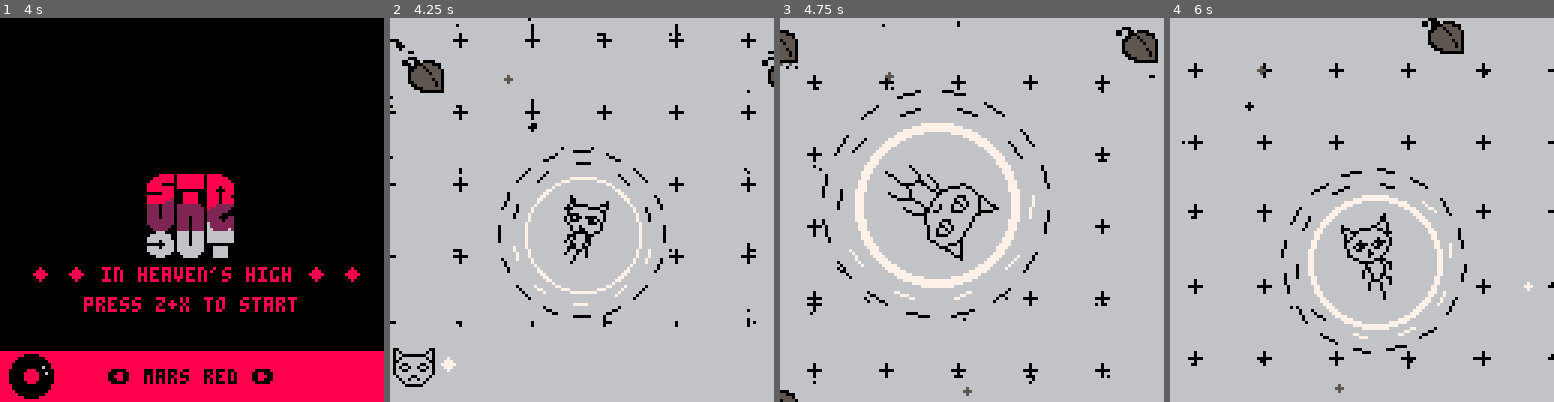
Above: before the commit, frames 1-4 (left to right).
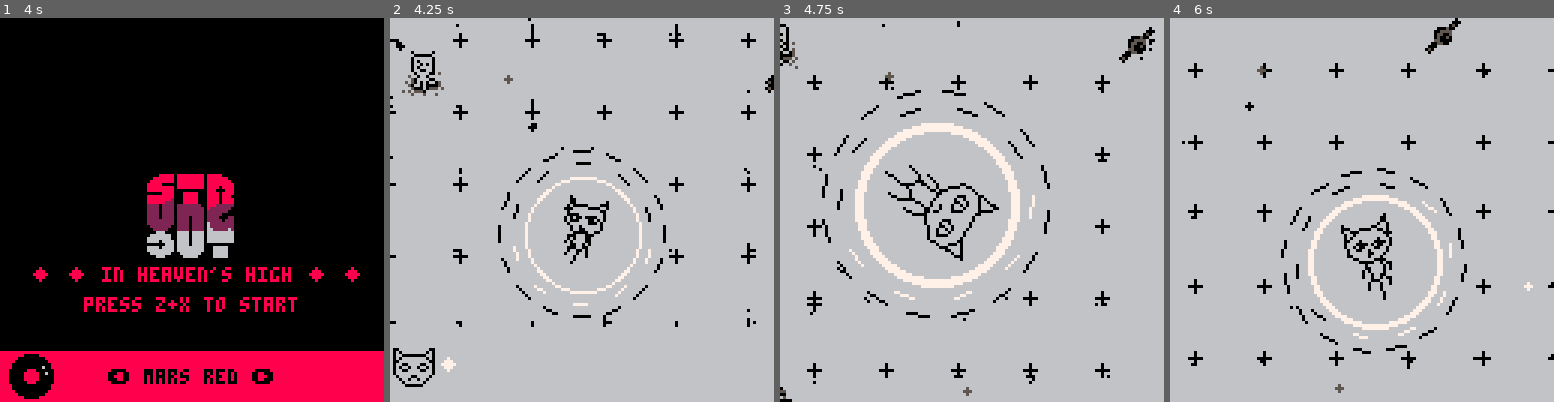
Above: after the commit, the same moments.

Repository: ianmart1n/AGBIC2016
Game: PICO-8 cartridge strungout.p8
Two runs of this game, one before a commit and one after it. Both use one fixed random seed, a clock stepped at 60 frames per second and the inputs below.
Inputs:
- Up to frame 1 (4 s): tap X (X key) at 0.33, 1.07, 1.85, 2.97 s; tap O (Z key) at 0.7, 1.7, 2.1, 2.5, 2.9, 3.3, 3.7 s; hold Right 1.6-2.1 s; hold Up 2.15-2.42 s; hold Right 2.47-3.03 s; hold Left 3.08-3.58 s; hold Down 3.63-3.97 s
- Up to frame 2 (4.25 s): hold Right from 4.02 s (still down); tap X (X key) at 4.08 s; tap O (Z key) at 4.1 s
- Up to frame 3 (4.75 s): tap O (Z key) at 4.5 s; release Right at 4.68 s; hold Up from 4.73 s (still down)
- Up to frame 4 (6 s): tap O (Z key) at 4.9, 5.3, 5.7 s; release Up at 5.03 s; hold Left 5.08-5.68 s; tap X (X key) at 5.2 s; hold Down from 5.73 s (still down)

Frame 1 is identical in both runs. In frame 2, 0.9% of the frame differs, in the area x 3-100%, y 8-21%; in frame 3, 1.1%, in the area x 0-99%, y 1-100%; in frame 4, 0.7%.

Commit message:
new interaction stuff

Diff:
--- a/strungout.p8
+++ b/strungout.p8
@@ -78,7 +78,7 @@
  interactions.nip=2
  interactions.sat=3
  interactions.rmin=2
- interactions.rmax=7
+ interactions.rmax=10
  interactions.a={}
  for i=0,interactions.rmax do
   interactions.a[i]={}
@@ -89,14 +89,27 @@
  add_interaction(2,"misc","nothing interesting here")
  add_interaction(3,"misc","nothing interesting here")
 
- add_interaction(4,"good","this is a good thing")
- add_interaction(4,"bad","this is a bad thing")
- add_interaction(4,"blue","this is a blue thing")
- add_interaction(4,"misc","this is just a thing")
-
- add_interaction(5,"misc","nothing interesting here")
- add_interaction(6,"misc","nothing interesting here")
- add_interaction(7,"misc","nothing interesting here")
+ add_interaction(6,"good","i'm happy. hope you're happy, too.")
+ add_interaction(6,"good","be sweet, sweet dove.")
+ add_interaction(6,"blue","moondust will cover you.")
+
+ add_interaction(8,"bad","hitting an all-time low?")
+ add_interaction(8,"bad","they don't realize you're alive.")
+ add_interaction(8,"bad","your circuit's dead. there's something wrong.")
+
+ add_interaction(7,"bad","oh, no. not again.")
+add_interaction(7,"blue","don't you want to be free?")
+
+ add_interaction(4,"bad","the shrieking of nothing is killing me.")
+ add_interaction(4,"bad","this chaos is killing me.")
+ add_interaction(4,"blue","i want to be free.")
+
+ add_interaction(9,"good","i've heard a rumour from ground control.")
+ add_interaction(9,"good","i'm coming home.")
+
+ add_interaction(5,"blue","i ain't got no money.")
+ add_interaction(5,"good","send me up a drink.")
+ add_interaction(5,"blue","give my wife my love.")
 
  -- cells
  cells={}
@@ -814,7 +827,7 @@
  scenes.current = "menu"
 
 
- say(interactions.cat,"lorem ipsum dolor sit amet, consectetur adipiscing elit. mauris eget lobortis massa.")
+ say(interactions.cat,"no reply from ground control. i could use a fix.")
  music(0,0,1+2+4)
 end
 
@@ -1055,20 +1068,20 @@
 00000000000000000000077777700000000000000000000000000000000000000000000000000000000000000000000011110111101111011110111100011000
 00000000000000000000000000000000000000000000000000000000000000000000000000000000000000000000000011111111101111011110111110111000
 00000000000000000000000000000000000000000000000000000000000000000000000000000000000000000000000011111111101111011110711111111000
-00000007000000000000008000000000000000000000000000000000000000000000000000000000000000000000000001111111001111011110711111111000
-00000001070000000000088000000000000000000000000000000000000000000000000000000000000000000000000000111110001111011110771111171000
-00000777111000000000808000800000000000000000000000000000000000000000000000000000000000000000000000077700007777077770777777777000
-00077717777000000008008008800000000000000000000000000000000000000000000000000000000000000000000007777777007777077770777777777000
-00001111101000000008008080800000000000000000000000000000000000000000000000000000000000000000000077777777007777077770777777777000
-00777777777770000080008808000800000000000000000000000000000000000000000000000000000000000000000077770777707777077770777777777000
-00111111111100000000080808000800000000000000000000000000000000000000000000000000000000000000000000000077707777077770000000000000
-00001100777777000000088080008800000000000000000000000000000000000000000000000000000000000000000077770777707777777770007777700000
-00777777711110000000080080088000000000000000000000000000000000000000000000000000000000000000000077777777707777777770007777700000
-00001011000000000000880080088000000000000000000000000000000000000000000000000000000000000000000007777777000777777700007777700000
-00007777777000000000800800808000000000000000000000000000000000000000000000000000000000000000000000077700000077777000007777700000
-00007770011000000000800888088000000000000000000000000000000000000000000000000000000000000000000000000000000000000000000000000000
-00000111700000000000000000000000000000000000000000000000000000000000000000000000000000000000000000000000000000000000000000000000
-00000000000000000000000000000000000000000000000000000000000000000000000000000000000000000000000000000000000000000000000000000000
+00000007000000000000008000000000000007777770000000000000000000000000000000000000000000000000000001111111001111011110711111111000
+00000001070000000000088000000000000070000007000000000777777700000000000000000000000000000000000000111110001111011110771111171000
+00000777111000000000808000800000000070700007000000077001111070000000000000000000000000000000000000077700007777077770777777777000
+00077717777000000008008008800000000070000707000000070111010100000000000000000000000000000000000007777777007777077770777777777000
+00001111101000000008008080800000000070700007000000071101711110000000000000000000000000000000000077777777007777077770777777777000
+00777777777770000080008808000800000070077007000000007771777710000000000000000000000000000000000077770777707777077770777777777000
+00111111111100000000080808000800000007000070010000000171111710000000000000000000000000000000000000000077707777077770000000000000
+00001100777777000000088080008800000100700700000000001177001710000000000000000000000000000000000077770777707777777770007777700000
+00777777711110000000080080088000000017000077000000070111101700000000000000000000000000000000000077777777707777777770007777700000
+00001011000000000000880080088000001017070700710000070111111170000000000000000000000000000000000007777777000777777700007777700000
+00007777777000000000800800808000000170070777710000070777771170000000000000000000000000000000000000077700000077777000007777700000
+00007770011000000000800888088000000017770711101000070111111170000000000000000000000000000000000000000000000000000000000000000000
+00000111700000000000000000000000010101117000000000007777777000000000000000000000000000000000000000000000000000000000000000000000
+00000000000000000000000000000000000010001000100000000000000000000000000000000000000000000000000000000000000000000000000000000000
 00000000000000000000000000000000000000000000000000000000000000000000000000000000000000000000000000000000000000000000000000000000
 00000000000000000000000000000000000000000000000000000000000000000000000000000000000000000000000000000000000000000000000000000000
 00000000000000000000000000000000000000000000000000000000000000000000000000000000000000000000000000000000000000000000000000000000
